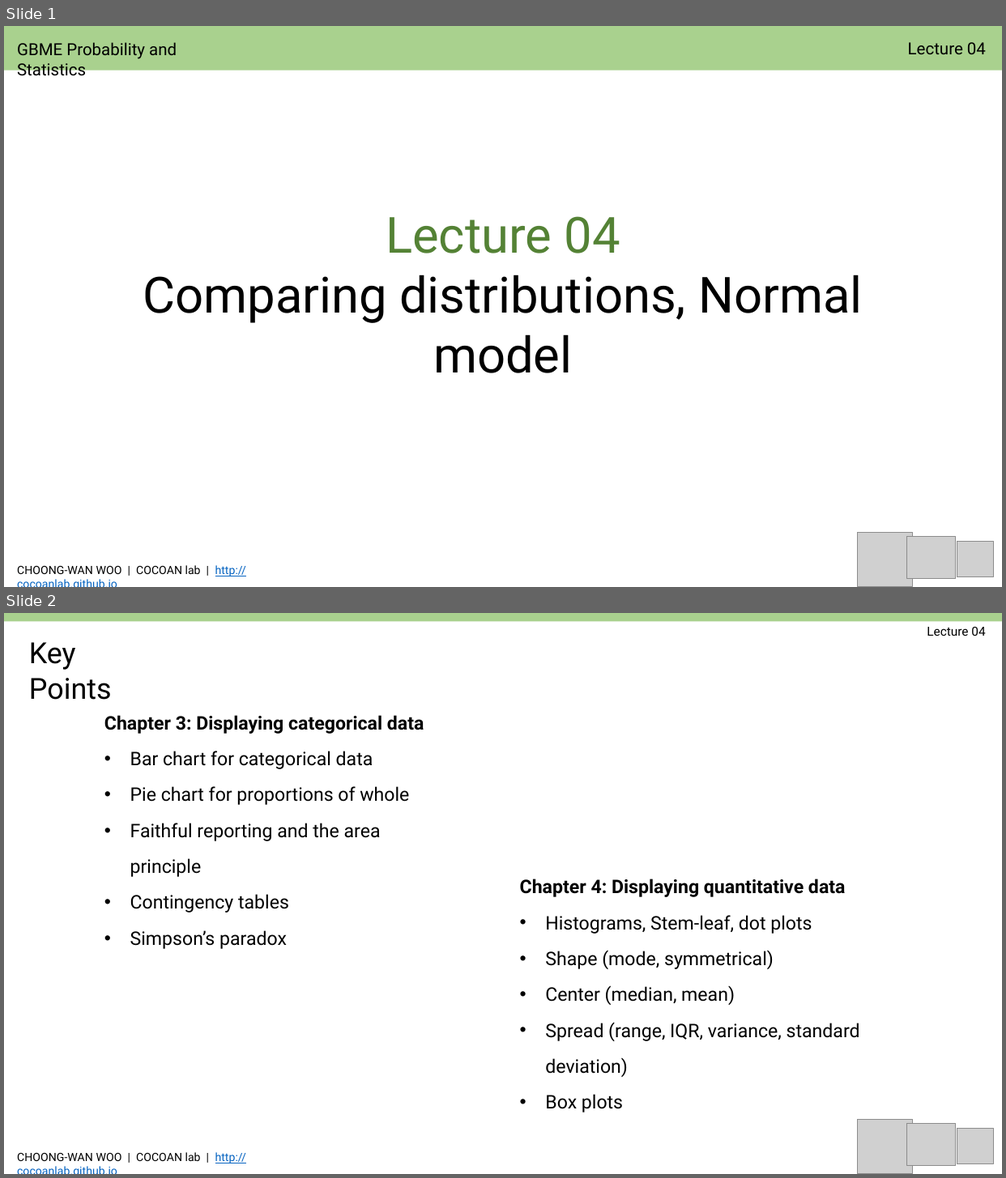
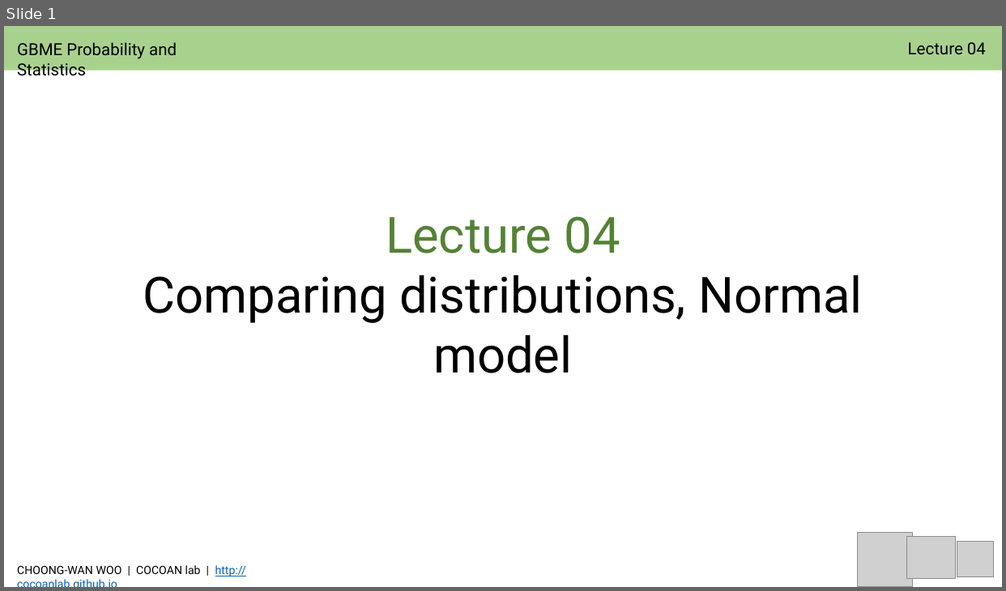
Before and after one commit to jun-hyeok/GBE3037-41_BME-Probability-and-Stability_2019Spring, a slide deck: slides/Woo_GBE3037_L04.pptx. Shown one above the other, each under a label of ours: slides 1 and 2 before the commit, slide 1 after it. The pictures are 1006x1178 and 1006x591 pixels, drawn with LibreOffice and Linux fonts; fonts in the diff are those of the drawing; grey boxes stand for pictures. Boxes give left, top, right and bottom in pixels: in the first picture for what was removed or moved away, otherwise in the second. Text is boxed around its words. In the diff, an @@ line names an element or a change of style, - is before the commit and + after.

```diff
--- a/slides/Woo_GBE3037_L04.pptx
+++ b/slides/Woo_GBE3037_L04.pptx
@@ slide 2 removed at [4, 613, 1002, 1174], background #FFFFFF @@
@@ rectangle removed at [4, 613, 1002, 621] @@
@@ text removed at [927, 627, 985, 636] @@
-Lecture 04
@@ text removed at [29, 642, 112, 700] @@
-Key Points
@@ text removed at [104, 715, 424, 949] @@
-Chapter 3: Displaying categorical data
-• Bar chart for categorical data
-• Pie chart for proportions of whole
-• Faithful reporting and the area principle
-• Contingency tables
-• Simpson’s paradox
@@ text removed at [520, 879, 860, 1077] @@
-Chapter 4: Displaying quantitative data
-• Histograms, Stem-leaf, dot plots
-• Shape (mode, symmetrical)
-• Center (median, mean)
-• Spread (range, IQR, variance, standard deviation)
-• Box plots
@@ picture removed at [858, 1120, 912, 1174] @@
@@ picture removed at [907, 1123, 956, 1166] @@
@@ picture removed at [957, 1129, 994, 1165] @@
@@ text removed at [17, 1152, 246, 1164] @@
-CHOONG-WAN WOO | COCOAN lab | http://cocoanlab.github.io
```
Also in this commit, not shown: 8 slides changed, 1 other slide removed, 3 other files.
